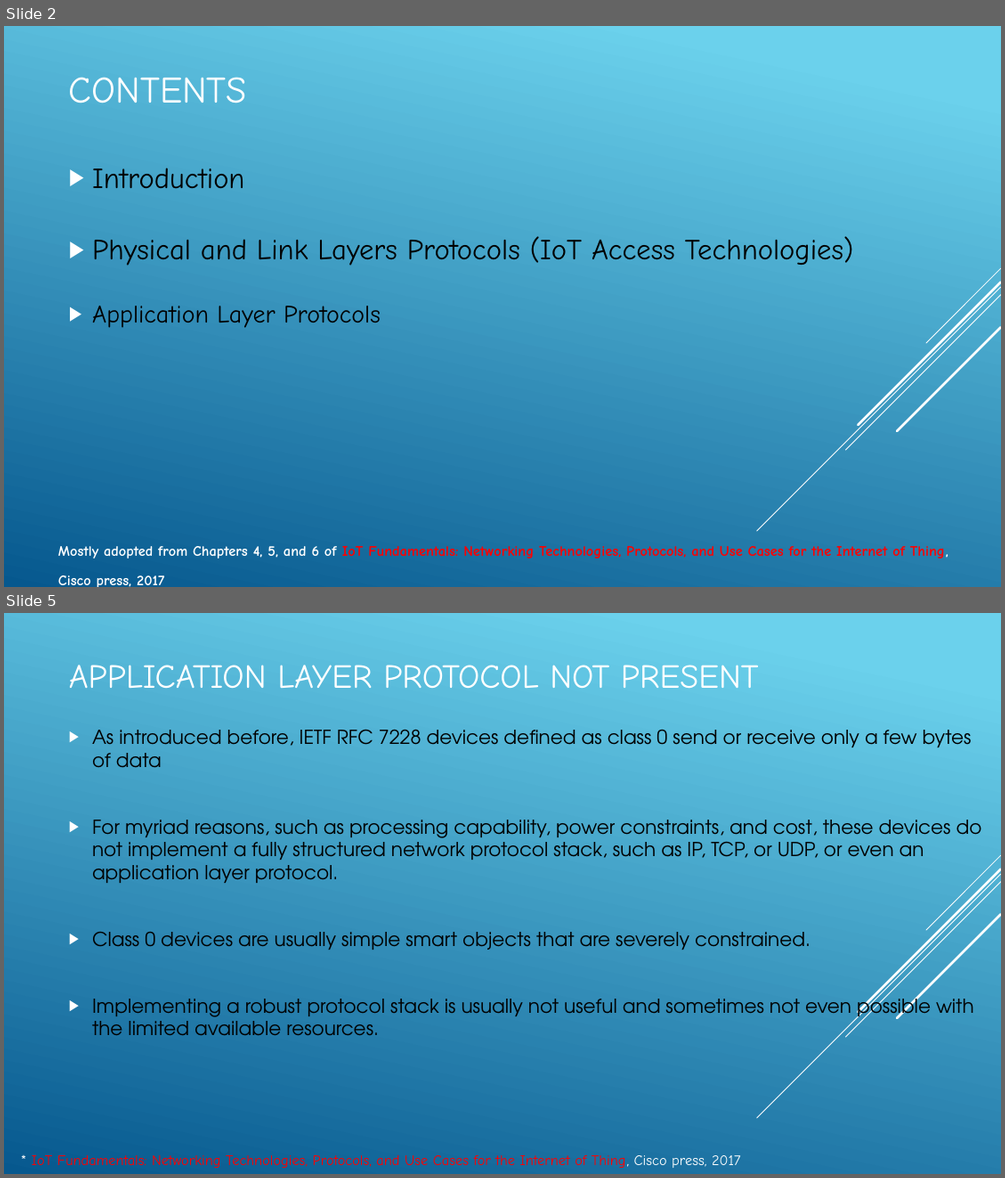
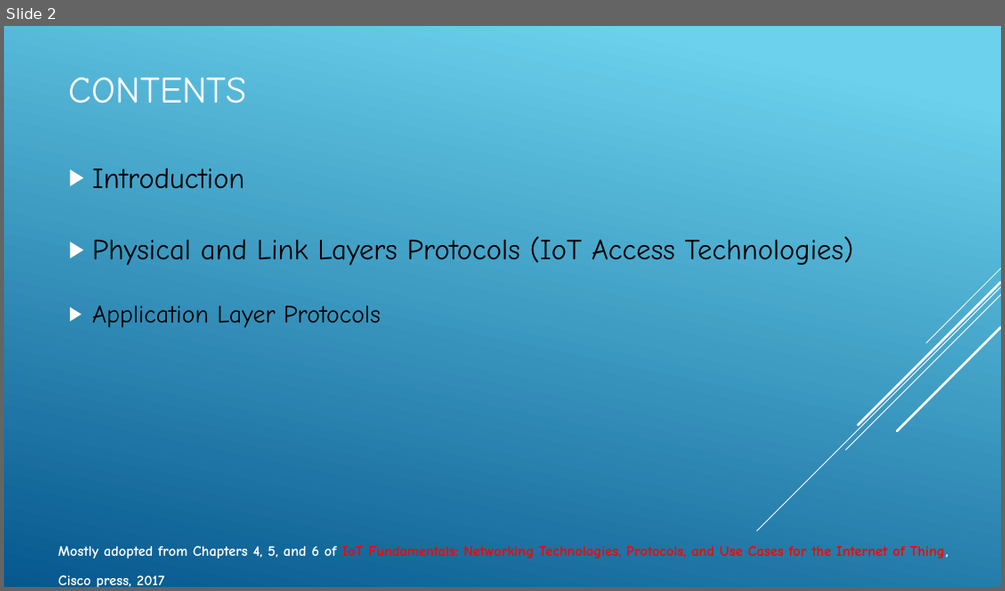
Before and after one commit to JaberBabaki/Advance-Computer-Network-Fall-2020, a slide deck: present/Lecture-4_IoT Open problem and challenge.pptx. Shown one above the other, each under a label of ours: slides 2 and 5 before the commit, slide 2 after it; the slides between them are not shown. The pictures are 1005x1178 and 1005x591 pixels, drawn with LibreOffice and Linux fonts; fonts in the diff are those of the drawing. Boxes give left, top, right and bottom in pixels: in the first picture for what was removed or moved away, otherwise in the second. Text is boxed around its words. In the diff, an @@ line names an element or a change of style, - is before the commit and + after.

```diff
--- a/present/Lecture-4_IoT Open problem and challenge.pptx
+++ b/present/Lecture-4_IoT Open problem and challenge.pptx
@@ slide 5 removed at [4, 613, 1001, 1174], background gradient #6ED2EB to #06588E; not listed: 5 template elements that a slide beside it also shows @@
@@ title removed at [69, 665, 759, 688] @@
-APPLICATION LAYER PROTOCOL NOT PRESENT
@@ text removed at [92, 729, 982, 1036] @@
-▶ As introduced before, IETF RFC 7228 devices defined as class 0 send or receive only a few bytes of data
-▶ For myriad reasons, such as processing capability, power constraints, and cost, these devices do not implement a fully structured network protocol stack, such as IP, TCP, or UDP, or even an application layer protocol.
-▶ Class 0 devices are usually simple smart objects that are severely constrained.
-▶ Implementing a robust protocol stack is usually not useful and sometimes not even possible with the limited available resources.
@@ text removed at [32, 1155, 741, 1167] @@
-* IoT Fundamentals: Networking Technologies, Protocols, and Use Cases for the Internet of Thing, Cisco press, 2017
```
Also in this commit, not shown: 1 slide changed, 49 other slides removed, 4 other files.
